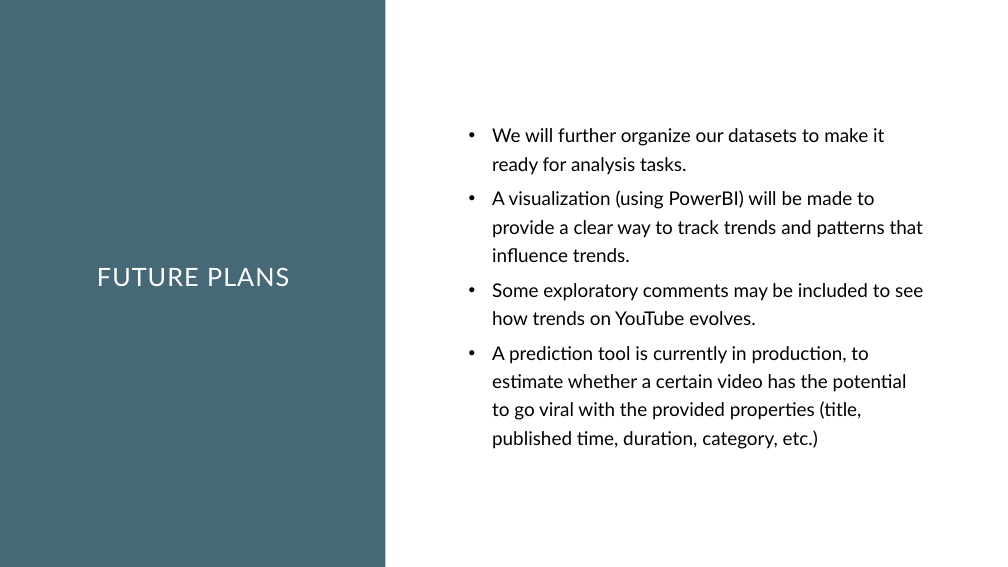
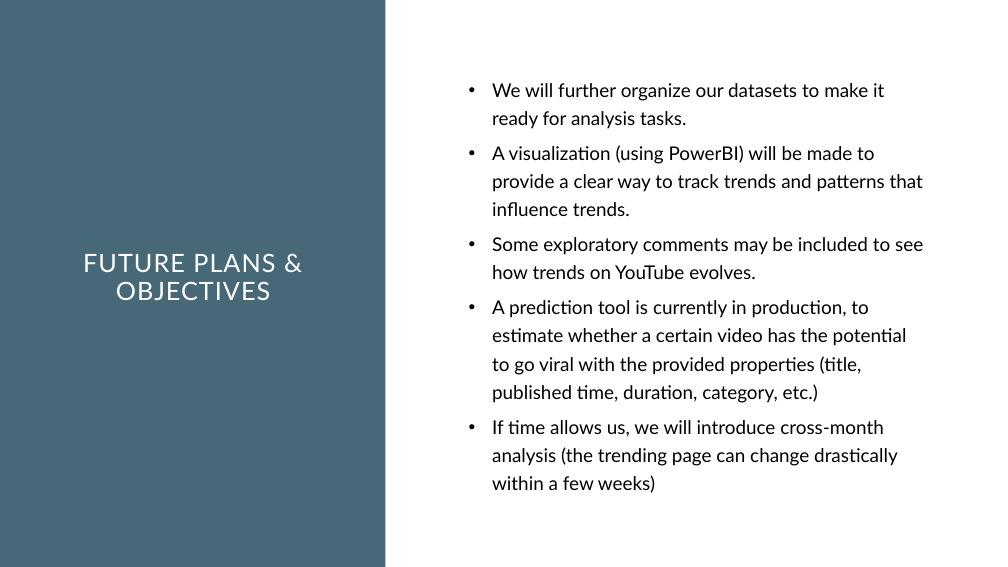
Before and after one commit to Y3l4n/Trending-Youtube-Scraper, a slide deck: slide 12 of Progress report.pptx (slide 10 before the commit). Drawn at 1008x567 pixels with LibreOffice and Linux fonts; fonts in the diff are those of the drawing. Boxes give left, top, right and bottom in pixels: in the first picture for what was removed or moved away, otherwise in the second. Text is boxed around its words. In the diff, an @@ line names an element or a change of style, - is before the commit and + after.

Commit message:
Yay 2

```diff
--- a/Progress report.pptx
+++ b/Progress report.pptx
@@ title at (83, 253, 275, 300): text changed @@
-FUTURE PLANS
+FUTURE PLANS & OBJECTIVES
@@ text at (492, 420, 898, 493): paragraph added @@
+• If time allows us, we will introduce cross-month analysis (the trending page can change drastically within a few weeks)
```
Also in this commit, not shown: 3 other slides changed, 2 slides added.
